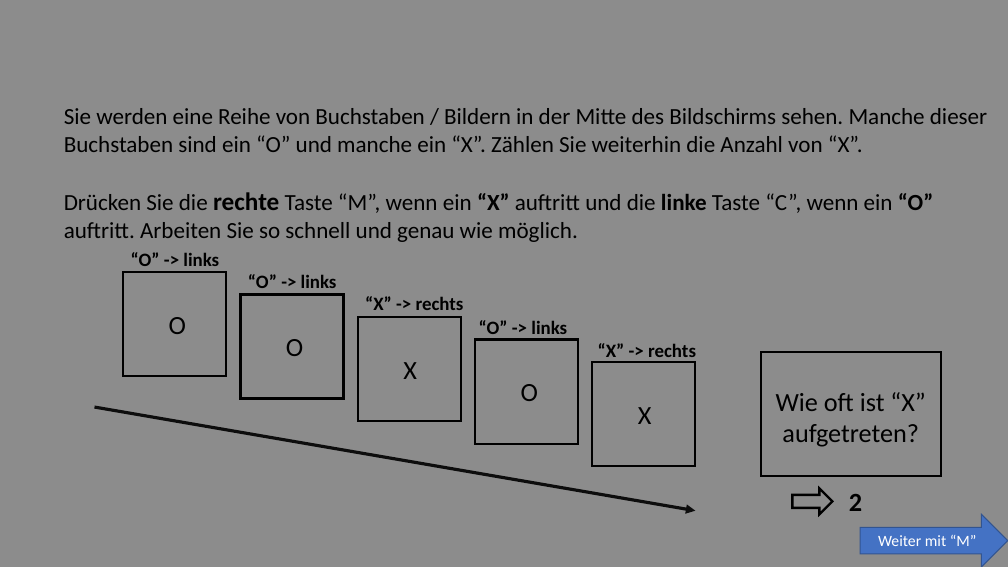
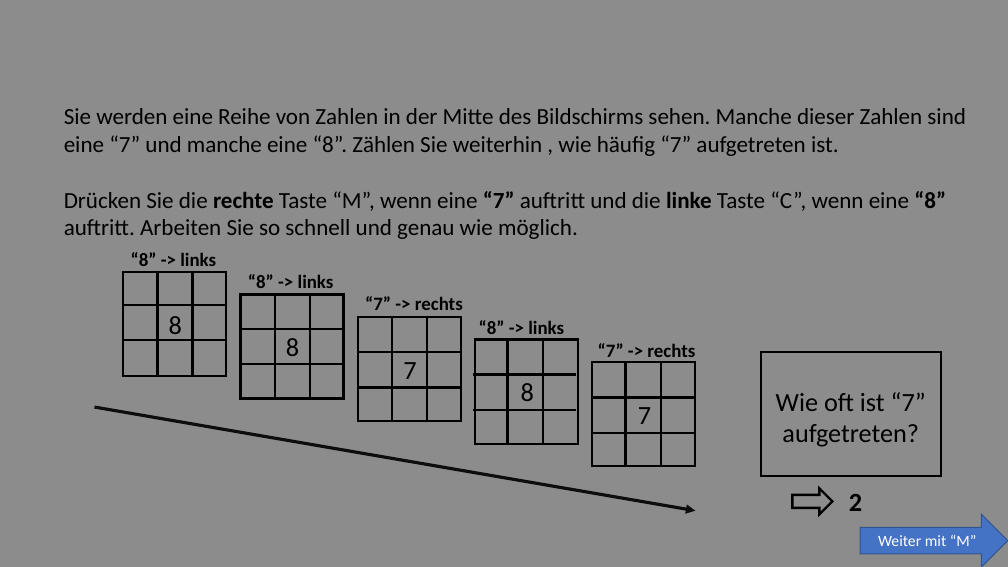
Before and after one commit to SLesche/oddball-task, a slide deck: slide 7 of instructions/instruction_slides.pptx. Drawn at 1008x567 pixels with LibreOffice and Linux fonts; fonts in the diff are those of the drawing. Boxes give left, top, right and bottom in pixels: in the first picture for what was removed or moved away, otherwise in the second. Text is boxed around its words. In the diff, an @@ line names an element or a change of style, - is before the commit and + after.

```diff
--- a/instructions/instruction_slides.pptx
+++ b/instructions/instruction_slides.pptx
@@ text at (64, 108, 966, 239): text changed @@
-Sie werden eine Reihe von Buchstaben / Bildern in der Mitte des Bildschirms sehen. Manche dieser Buchstaben sind ein “O” und manche ein “X”. Zählen Sie weiterhin die Anzahl von “X”.
-Drücken Sie die rechte Taste “M”, wenn ein “X” auftritt und die linke Taste “C”, wenn ein “O” auftritt. Arbeiten Sie so schnell und genau wie möglich.
+Sie werden eine Reihe von Zahlen in der Mitte des Bildschirms sehen. Manche dieser Zahlen sind eine “7” und manche eine “8”. Zählen Sie weiterhin , wie häufig “7” aufgetreten ist.
+Drücken Sie die rechte Taste “M”, wenn eine “7” auftritt und die linke Taste “C”, wenn eine “8” auftritt. Arbeiten Sie so schnell und genau wie möglich.
@@ text at (131, 252, 216, 266): text changed @@
-“O” -> links
+“8” -> links
@@ line added from (157, 271) to (157, 375), #000000 2.25 pt @@
@@ line added from (193, 271) to (193, 375), #000000 2.25 pt @@
@@ text at (248, 274, 334, 288): text changed @@
-“O” -> links
+“8” -> links
@@ line added from (275, 295) to (275, 399), #000000 2.25 pt @@
@@ line added from (310, 295) to (310, 399), #000000 2.25 pt @@
@@ text at (365, 296, 463, 310): text changed @@
-“X” -> rechts
+“7” -> rechts
@@ line added from (123, 305) to (226, 305), #000000 2.25 pt @@
@@ text at (169, 316, 182, 340): text changed @@
-O
+8
@@ line added from (241, 329) to (344, 329), #000000 2.25 pt @@
@@ line added from (392, 318) to (392, 422), #000000 2.25 pt @@
@@ line added from (427, 318) to (427, 422), #000000 2.25 pt @@
@@ text at (479, 320, 564, 340): text changed @@
-“O” -> links
+“8” -> links
@@ line added from (123, 340) to (226, 340), #000000 2.25 pt @@
@@ text at (286, 338, 299, 356): text changed @@
-O
+8
@@ line added from (358, 352) to (461, 352), #000000 2.25 pt @@
@@ line added from (507, 340) to (507, 445), #000000 2.25 pt @@
@@ line added from (543, 340) to (543, 445), #000000 2.25 pt @@
@@ text at (598, 343, 695, 362): text changed @@
-“X” -> rechts
+“7” -> rechts
@@ line added from (241, 364) to (344, 364), #000000 2.25 pt @@
@@ line added from (358, 388) to (461, 388), #000000 2.25 pt @@
@@ text at (403, 362, 416, 379): text changed @@
-X
+7
@@ line added from (473, 375) to (576, 375), #000000 2.25 pt @@
@@ text at (521, 383, 534, 401): text changed @@
-O
+8
@@ line added from (625, 363) to (625, 467), #000000 2.25 pt @@
@@ line added from (661, 363) to (661, 467), #000000 2.25 pt @@
@@ line added from (473, 410) to (576, 410), #000000 2.25 pt @@
@@ line added from (591, 398) to (695, 398), #000000 2.25 pt @@
@@ text at (638, 407, 651, 424): text changed @@
-X
+7
@@ text at (776, 392, 926, 447): text changed @@
-Wie oft ist “X” aufgetreten?
+Wie oft ist “7” aufgetreten?
@@ line added from (591, 433) to (695, 433), #000000 2.25 pt @@
```
Also in this commit, not shown: 2 other slides changed, 12 other files.
